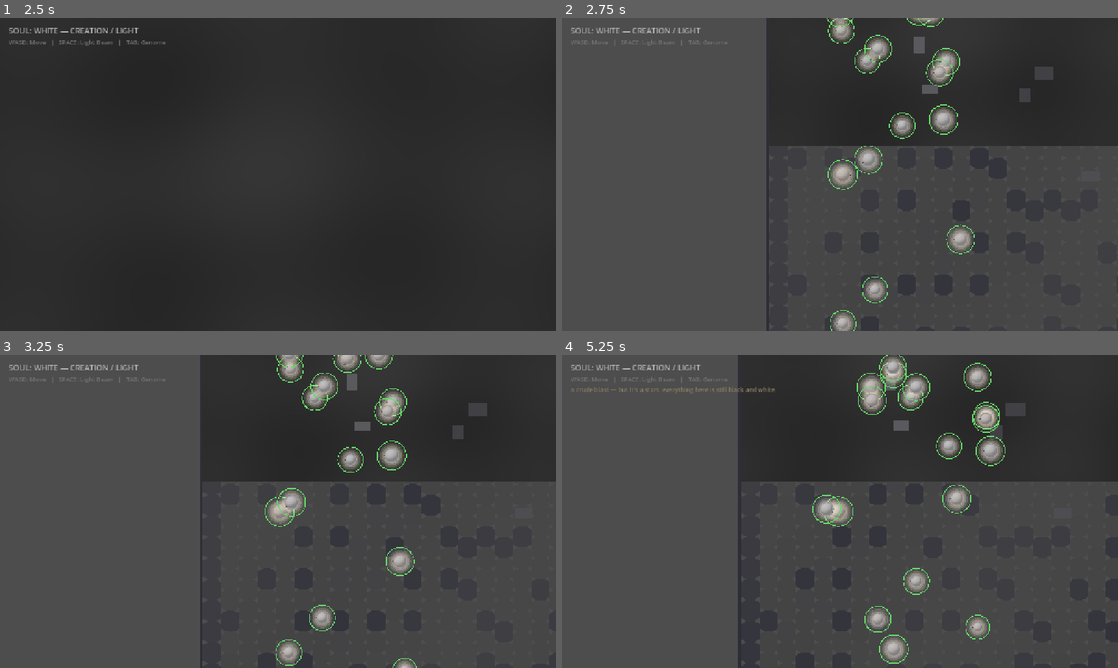
Above: before the commit, frames 1-4 (two rows, left to right).
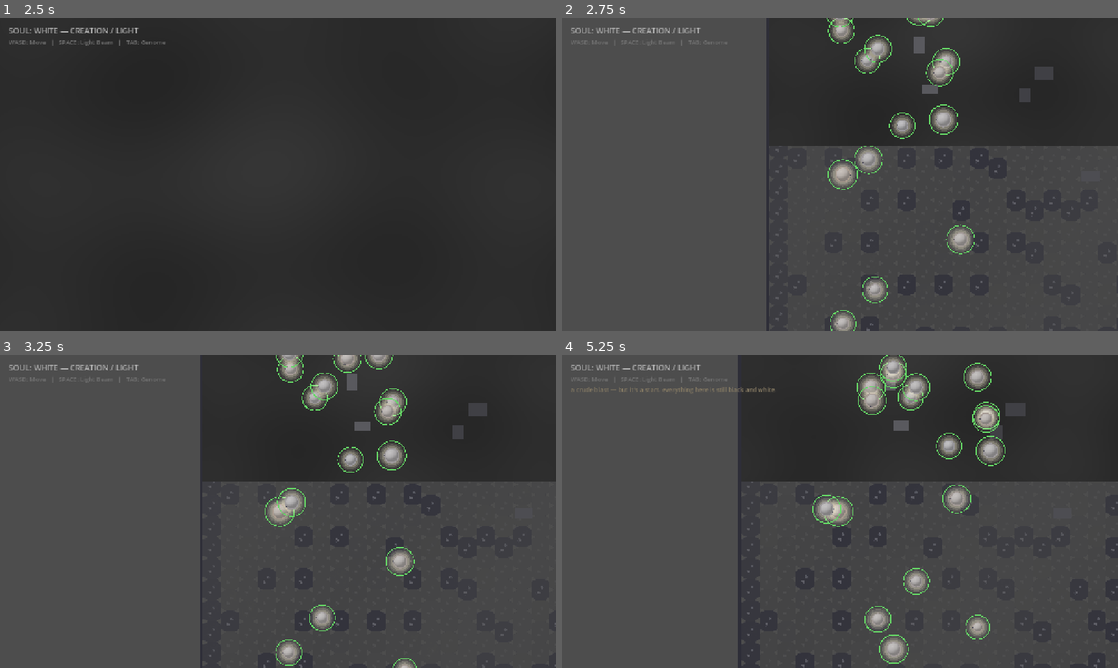
Above: after the commit, the same moments.

Repository: AtmaOVictu/soul-evolution
Game: Godot game, scene res://scenes/main.tscn
The game is run twice, just before and just after one commit, with the same random seed, the same clock (stepped at 60 frames per second) and the same inputs.
Inputs (mouse positions are in pixels of both pictures, inside the frame that each line leads up to):
- Up to frame 1 (2.5 s): click "PLAY" at 0.5 s; click "WHITE — Matter / Electron" at 1.25 s; tap Enter at 2 s; move the mouse to (400, 158) at 2.02 s; hold D from 2.03 s (still down); tap Tab at 2.1 s; click (400, 158) at 2.17 s; tap Space at 2.27 s
- Up to frame 2 (2.75 s): keep holding D
- Up to frame 3 (3.25 s): release D at 2.75 s; drag from (166, 527) to (250, 574) at 2.77 s
- Up to frame 4 (5.25 s): move the mouse to (895, 442) at 3.52 s; hold D 3.53-4.25 s; tap Tab at 3.6, 5.1 s; drag from (812, 574) to (673, 464) at 4.27 s; move the mouse to (1006, 558) at 5.02 s; hold A from 5.03 s (still down)

Frame 1 is identical in both runs. In frame 2, 0.2% of the frame differs, in the area x 38-99%, y 40-100%; in frame 3, 0.2%; in frame 4, 0.3%, in the area x 33-100%, y 40-100%.

Commit message:
Add baked glass hex tile asset and sample it in the hex lattice shader
Blender renders a single top-down glass-material hex prism (Principled
BSDF, full transmission, low roughness, IOR 1.45) to
assets/glass_hex_tile.png. hex_grid.gdshader samples it per-pixel inside
each hex's interior and blends it additively on top of the existing
dynamic terrain-tint logic (world_color_ratio/color_balance), so color
stays fully dynamic while glass detail is static — no extra per-tile
draw calls or nodes, keeping the shader's single SDF pass. hex_grid.gd
loads the texture defensively (ResourceLoader.exists), so the shader's
mix() no-ops harmlessly if the asset pipeline hasn't been run.

Co-Authored-By: Claude Sonnet 5 <noreply@anthropic.com>

Diff:
--- a/scripts/hex_grid.gd
+++ b/scripts/hex_grid.gd
@@ -43,6 +43,8 @@
 	hex_shader_material.set_shader_parameter("grid_size", Vector2(grid_cols, grid_rows))
 	hex_shader_material.set_shader_parameter("hex_size", hex_size)
 	hex_shader_material.set_shader_parameter("arena_size", ARENA_SIZE)
+	if ResourceLoader.exists("res://assets/glass_hex_tile.png"):
+		hex_shader_material.set_shader_parameter("glass_tex", load("res://assets/glass_hex_tile.png"))
 
 	hex_lattice_rect = ColorRect.new()
 	hex_lattice_rect.name = "HexLattice"
--- a/shaders/hex_grid.gdshader
+++ b/shaders/hex_grid.gdshader
@@ -7,6 +7,7 @@
 // ripple, the world_color/color_balance tint) — ported to GLSL, not redesigned.
 
 uniform sampler2D terrain_tex : filter_nearest;
+uniform sampler2D glass_tex : filter_linear;
 uniform vec2 grid_size = vec2(41.0, 27.0); // cols, rows
 uniform float hex_size = 40.0;
 uniform vec2 arena_size = vec2(2400.0, 1800.0);
@@ -47,6 +48,8 @@
 	vec2 cell = clamp(world_to_cell(world_pos), vec2(0.0), grid_size - vec2(1.0));
 	vec2 local = world_pos - hex_center(cell);
 	float d = hex_sdf(local, hex_size * 0.92);
+	vec2 glass_uv = clamp(local / (hex_size * 2.0) + 0.5, 0.0, 1.0);
+	vec4 glass = texture(glass_tex, glass_uv);
 
 	vec2 tex_uv = (cell + 0.5) / grid_size;
 	float t = texture(terrain_tex, tex_uv).r;
@@ -92,6 +95,17 @@
 	if (d > -border_w && d < 0.0) {
 		col = mix(col, line_col, smoothstep(-border_w, 0.0, d));
 	}
+
+	// Baked glass detail (Blender-rendered, see blender/generate_souls.py's
+	// render_glass_hex_tile) layered on top of the fully dynamic terrain
+	// tint above, interior-only so it never bleeds across hex borders. When
+	// glass_tex isn't loaded (asset pipeline not yet run), the default
+	// sampler2D reads transparent black, so glass.a == 0.0 and this is a
+	// no-op — no separate boolean flag needed.
+	if (d < 0.0) {
+		col.rgb = mix(col.rgb, col.rgb + glass.rgb * 0.4, glass.a);
+	}
+
 	if (d > 0.5) {
 		col.a = 0.0;
 	}
Binary file added: assets/glass_hex_tile.png
Not shown, added: assets/glass_hex_tile.png.import
